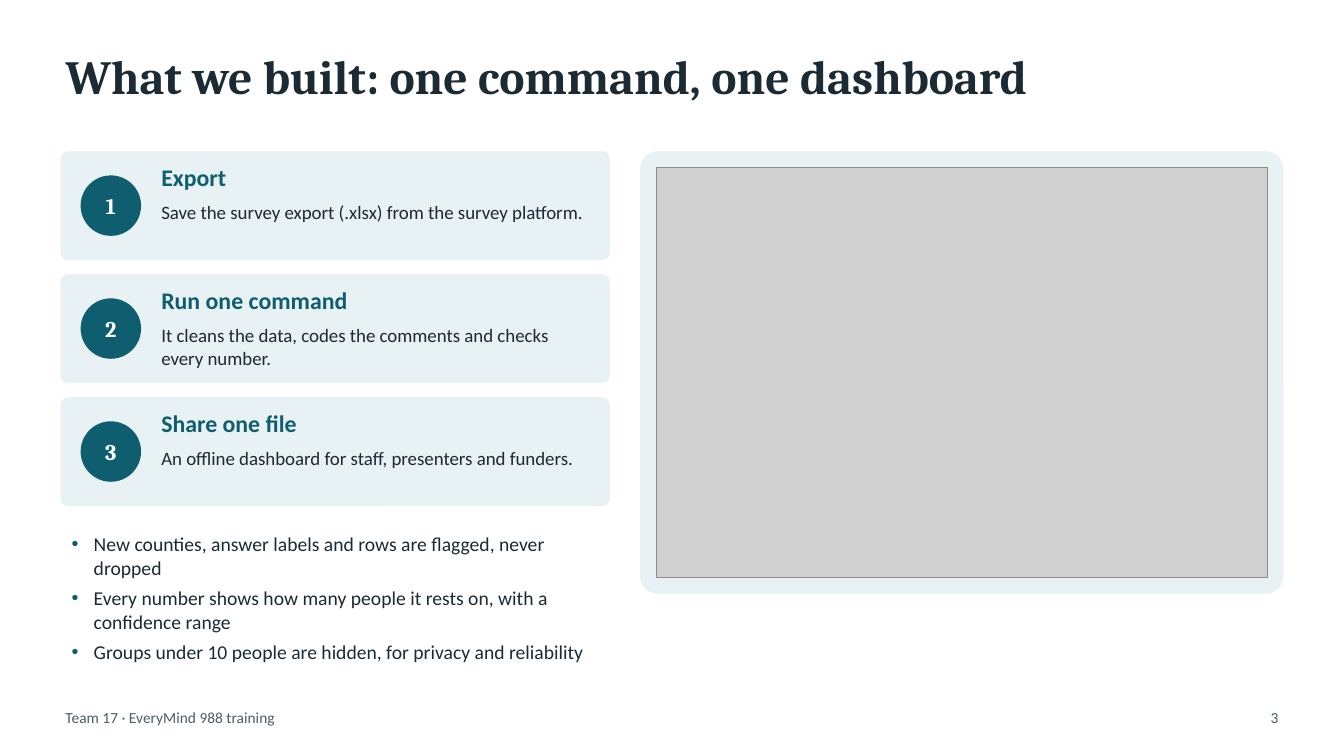
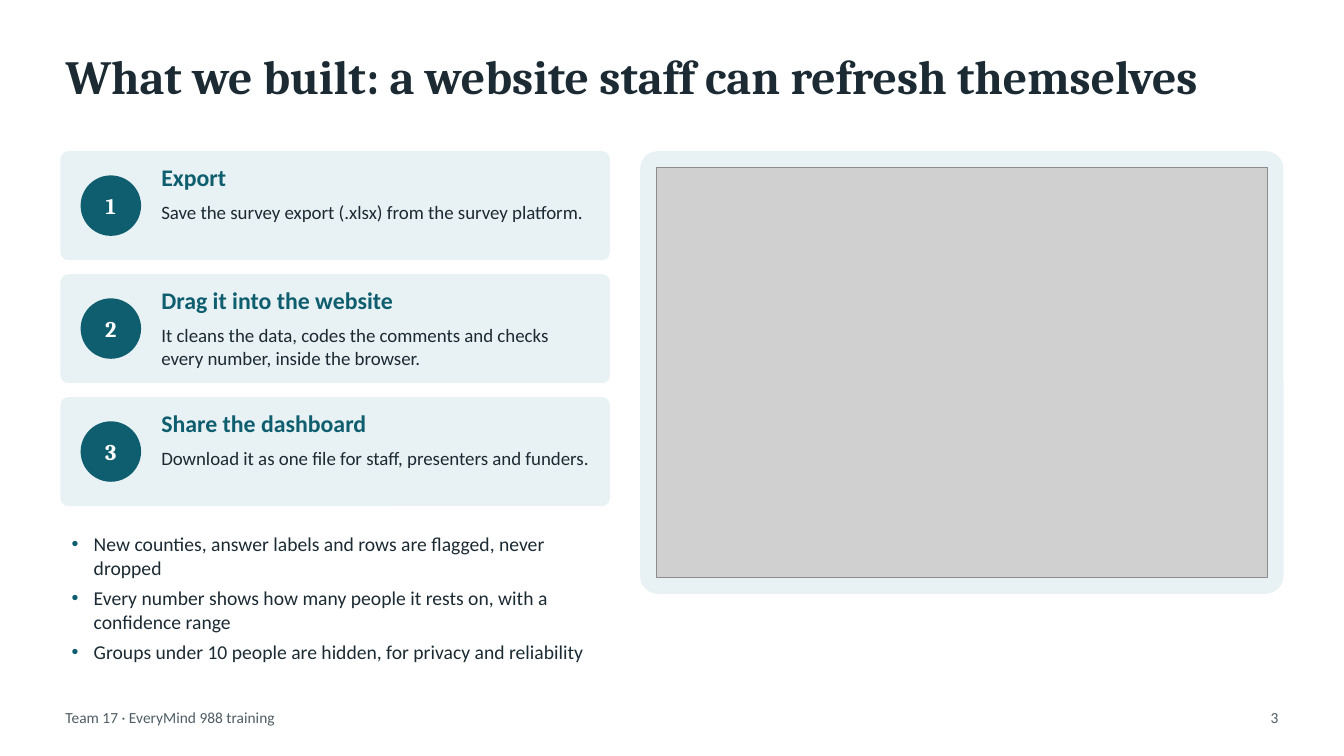
Before and after one commit to ArushNo1/cbc-buildfest, a slide deck: slide 3 of submission/Team17_Presentation.pptx. Drawn at 1344x756 pixels with LibreOffice and Linux fonts; fonts in the diff are those of the drawing; grey boxes stand for pictures. Boxes give left, top, right and bottom in pixels: in the first picture for what was removed or moved away, otherwise in the second. Text is boxed around its words. In the diff, an @@ line names an element or a change of style, - is before the commit and + after.

Commit message:
Deploy website; artifact link; drafts describe the website flow

```diff
--- a/submission/Team17_Presentation.pptx
+++ b/submission/Team17_Presentation.pptx
@@ title at box(66, 60, 1197, 95): text changed @@
-What we built: one command, one dashboard
+What we built: a website staff can refresh themselves
@@ text at box(161, 292, 393, 313): text changed @@
-Run one command
+Drag it into the website
@@ text at box(161, 329, 548, 368): text changed @@
-It cleans the data, codes the comments and checks every number.
+It cleans the data, codes the comments and checks every number, inside the browser.
@@ text at box(161, 415, 366, 432): text changed @@
-Share one file
+Share the dashboard
@@ text at box(161, 452, 588, 468): text changed @@
-An offline dashboard for staff, presenters and funders.
+Download it as one file for staff, presenters and funders.
```
Also in this commit, not shown: 3 other slides changed, 10 other files.
